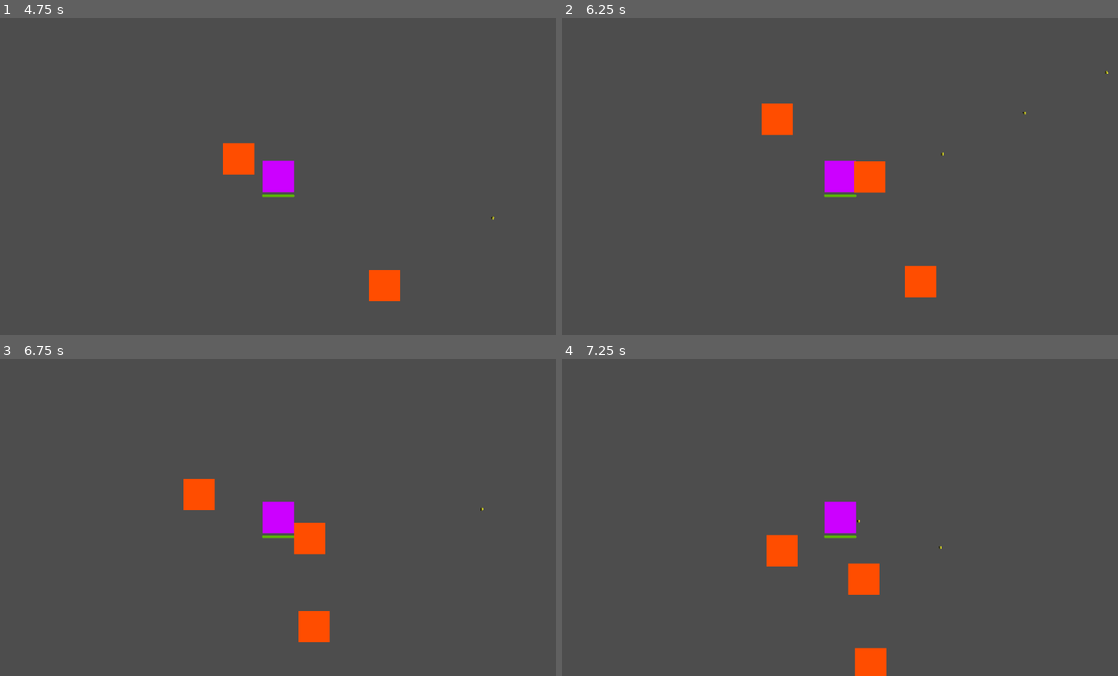
Above: before the commit, frames 1-4 (two rows, left to right).
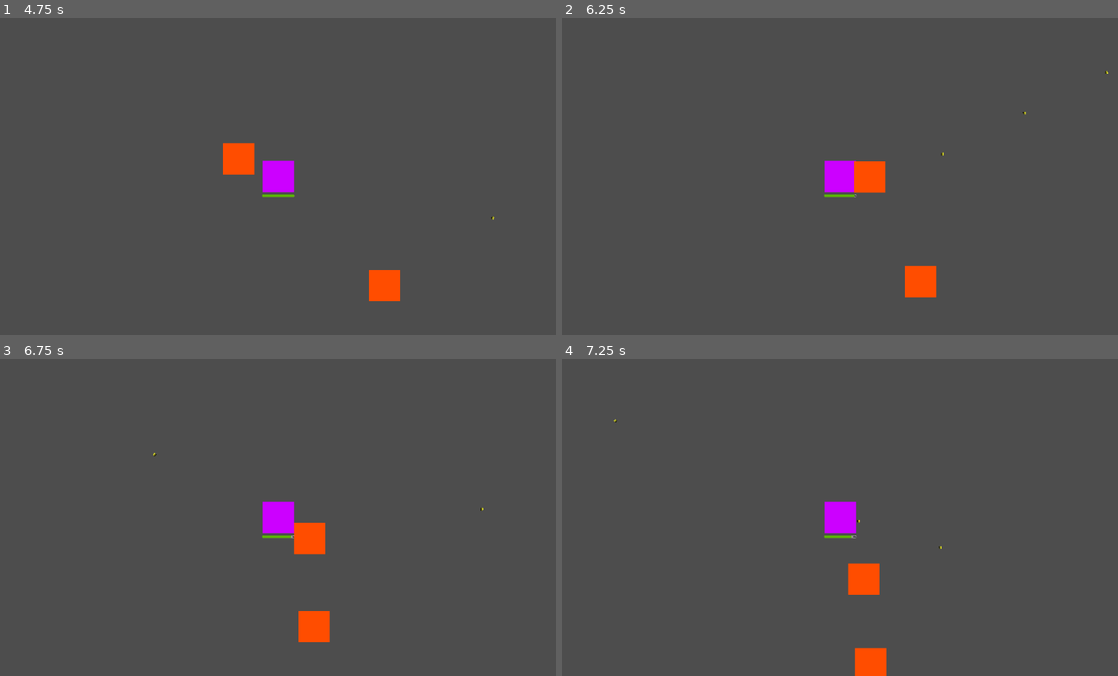
Above: after the commit, the same moments.

Repository: Clique33/Gamelab-Cipher-Labs
Game: Godot game, scene res://GameCore/Scenes/World.tscn
The game is run twice, just before and just after one commit, with the same random seed, the same clock (stepped at 60 frames per second) and the same inputs.
Inputs (mouse positions are in pixels of both pictures, inside the frame that each line leads up to):
- Up to frame 1 (4.75 s): tap Enter at 0.5, 2 s; move the mouse to (400, 160) at 0.52 s; hold D (move_right) 0.53-1.28 s; click (400, 160) at 0.6 s; tap Space at 1.25 s; move the mouse to (166, 192) at 1.27 s; hold S (move_down) 1.28-2.03 s; click (166, 192) at 1.35 s; move the mouse to (333, 106) at 2.02 s; hold D (move_right) 2.03-2.78 s; click (333, 106) at 2.1 s; move the mouse to (250, 239) at 2.77 s; hold W (move_up) 2.78-3.53 s; click (250, 239) at 2.85 s; move the mouse to (444, 224) at 3.52 s; hold A (move_left) from 3.53 s (still down); click (444, 224) at 3.6 s; move the mouse to (111, 128) at 4.27 s; click (111, 128) at 4.35 s
- Up to frame 2 (6.25 s): move the mouse to (867, 176) at 5.02 s; release A (move_left) at 5.03 s; hold S (move_down) 5.03-5.78 s; click (867, 176) at 5.1 s; move the mouse to (756, 97) at 5.77 s; hold D (move_right) from 5.78 s (still down); click (756, 97) at 5.85 s
- Up to frame 3 (6.75 s): move the mouse to (400, 501) at 6.52 s; release D (move_right) at 6.53 s; hold W (move_up) from 6.53 s (still down); click (400, 501) at 6.6 s
- Up to frame 4 (7.25 s): keep holding W (move_up)

Frame 1 is identical in both runs. In frame 2, 0.6% of the frame differs, in the area x 35-54%, y 26-57%; in frame 3, 0.6%; in frame 4, 0.6%, in the area x 9-54%, y 18-66%.

Commit message:
refactor(enemy): update player reference type and simplify damage application logic

Diff:
--- a/GameCore/Scripts/Enemy.gd
+++ b/GameCore/Scripts/Enemy.gd
@@ -4,7 +4,7 @@
 @export var stop_distance: float = 20.0
 @export var touch_damage: float = 5.0
 @export var touch_interval: float = 0.5
-@onready var player: Node2D = null
+@onready var player: Player = null
 @onready var health_node: HealthComponent = $Health
 var _touching_player: bool = false
 var _touch_elapsed: float = 0.0
@@ -26,7 +26,7 @@
 			_touch_elapsed = 0.0
 			_apply_touch_damage()
 
-	if player == null or not is_instance_valid(player):
+	if player == null or player is not Player:
 		_set_player_ref()
 		velocity = Vector2.ZERO
 		return
@@ -60,9 +60,8 @@
 	if not player or not is_instance_valid(player):
 		return
 	# Procura o Health do player e aplica dano
-	if player.has_node("HealthAdapter"):
-		var adapter = player.get_node("HealthAdapter")
-		adapter.take_damage(touch_damage)
+	if player:
+		player.health_node.damage(touch_damage)
 
 func _on_died() -> void:
 	set_physics_process(false)
--- a/GameCore/Scripts/Projectile.gd
+++ b/GameCore/Scripts/Projectile.gd
@@ -21,10 +21,7 @@
 func _on_body_entered(body: Node) -> void:
 	# Aplica dano se o corpo for inimigo e tiver Health
 	if body.is_in_group("enemy"):
-		var health_node = null
-		if body.has_node("Health"):
-			health_node = body.get_node("Health")
-		if body.has_node("HealthAdapter"):
-			var adapter = body.get_node("HealthAdapter")
-			adapter.take_damage(damage)
+		for child in body.get_children():
+			if child is HealthComponent:
+				child.damage(damage)
 	queue_free()
